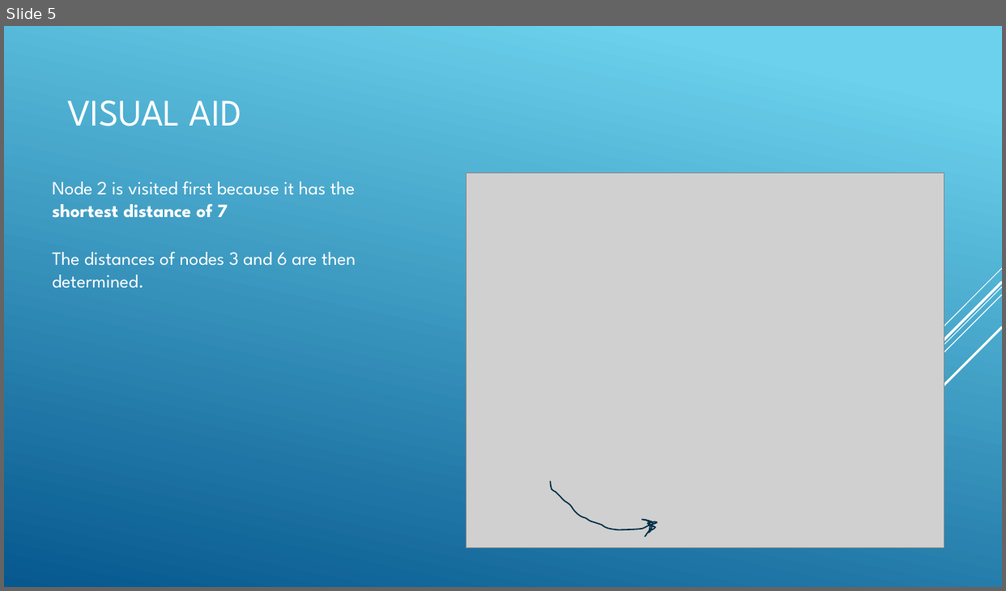
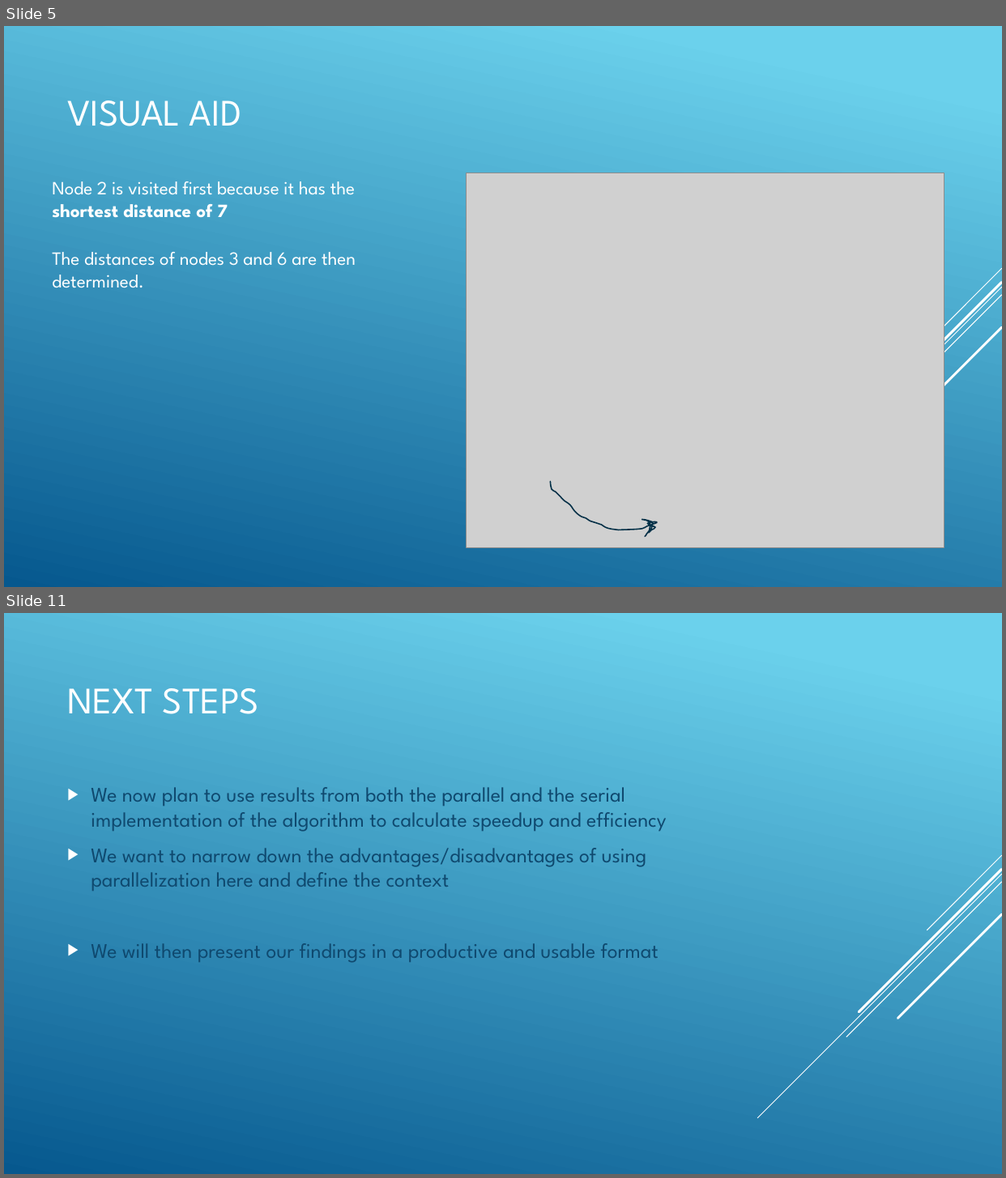
Before and after one commit to CAW0139/IT338Dijkstra-sProject, a slide deck: Parallelizing Dijkstra’s Algorithm.pptx. Shown one above the other, each under a label of ours: slide 5 before the commit, slides 5 and 11 after it; the slides between them are not shown. The pictures are 1006x591 and 1006x1178 pixels, drawn with LibreOffice and Linux fonts; fonts in the diff are those of the drawing; grey boxes stand for pictures. Boxes give left, top, right and bottom in pixels: in the first picture for what was removed or moved away, otherwise in the second. Text is boxed around its words. In the diff, an @@ line names an element or a change of style, - is before the commit and + after.

```diff
--- a/Parallelizing Dijkstra’s Algorithm.pptx
+++ b/Parallelizing Dijkstra’s Algorithm.pptx
@@ slide 11 added at (4, 613, 1002, 1174), background gradient #6ED2EB to #06588E; not listed: 5 template elements that a slide beside it also shows @@
@@ title added at (67, 688, 259, 714), 36 pt, text #FFFFFF @@
+NEXT STEPS
@@ text added at (91, 787, 666, 963), 20 pt, text #0F496F @@
+▶ We now plan to use results from both the parallel and the serial implementation of the algorithm to calculate speedup and efficiency
+▶ We want to narrow down the advantages/disadvantages of using parallelization here and define the context
+▶ We will then present our findings in a productive and usable format
```
Also in this commit, not shown: 2 slides changed, 4 other slides added.
